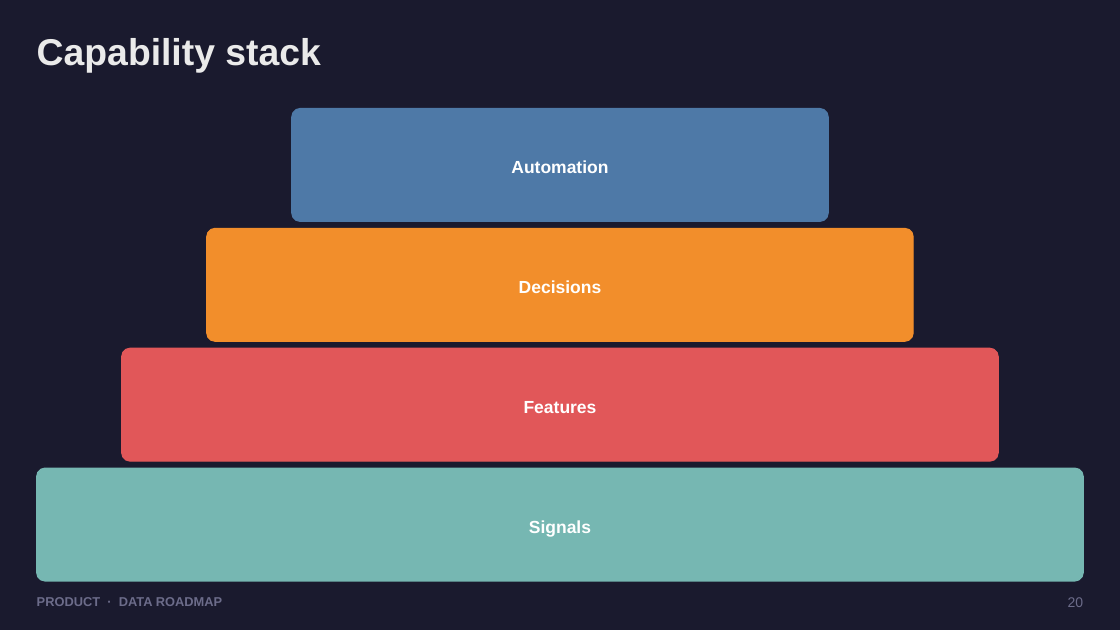
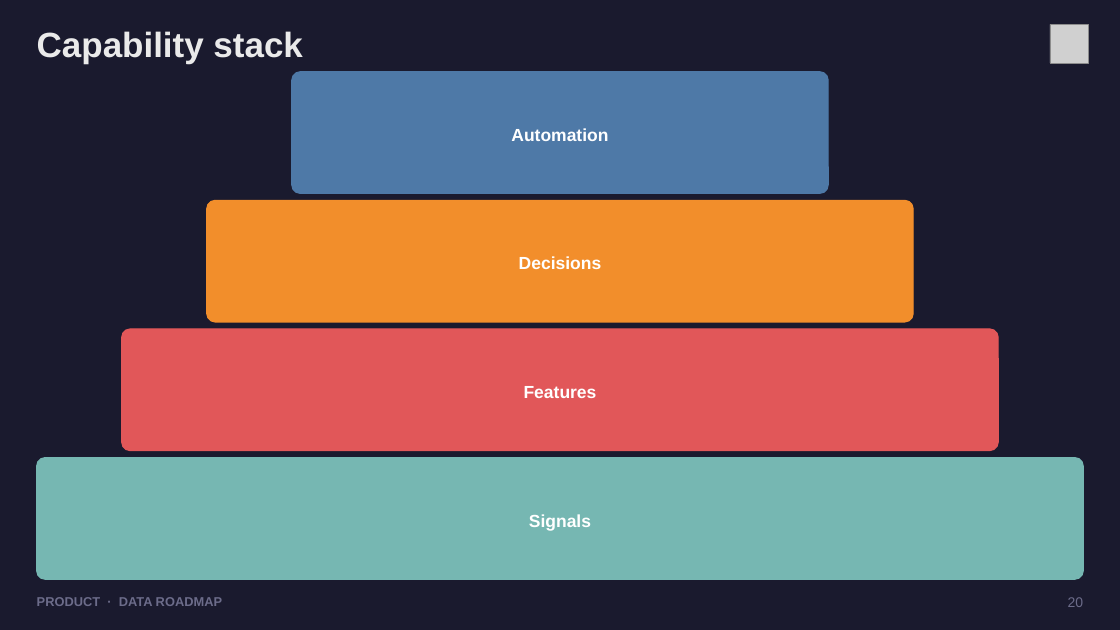
Before and after one commit to dhanesh123in/ppt-gen, a slide deck: slide 20 of examples/demo.pptx. Drawn at 1120x630 pixels with LibreOffice and Linux fonts; fonts in the diff are those of the drawing; grey boxes stand for pictures. Boxes give left, top, right and bottom in pixels: in the first picture for what was removed or moved away, otherwise in the second. Text is boxed around its words. In the diff, an @@ line names an element or a change of style, - is before the commit and + after.

```diff
--- a/examples/demo.pptx
+++ b/examples/demo.pptx
@@ text "Capability stack" at (x1=37, y1=31, x2=302, y2=64): size 32 to 30 pt @@
@@ picture added at (x1=1050, y1=24, x2=1089, y2=63) @@
@@ proportions changed in 4 elements at (x1=37, y1=458, x2=1084, y2=580), (x1=122, y1=329, x2=998, y2=451), (x1=207, y1=201, x2=913, y2=323), (x1=292, y1=71, x2=828, y2=193) @@
@@ rounded rectangle resized from (x1=292, y1=108, x2=828, y2=221) to (x1=292, y1=71, x2=828, y2=193) @@
@@ text "Automation" moved from (x1=511, y1=160, x2=608, y2=173) to (x1=511, y1=128, x2=608, y2=141) @@
@@ rounded rectangle resized from (x1=207, y1=229, x2=913, y2=341) to (x1=207, y1=201, x2=913, y2=323) @@
@@ text "Decisions" moved from (x1=519, y1=280, x2=602, y2=293) to (x1=519, y1=256, x2=602, y2=269) @@
@@ rounded rectangle resized from (x1=122, y1=349, x2=998, y2=461) to (x1=122, y1=329, x2=998, y2=451) @@
@@ text "Features" moved from (x1=524, y1=401, x2=597, y2=413) to (x1=524, y1=386, x2=597, y2=398) @@
@@ rounded rectangle resized from (x1=37, y1=468, x2=1084, y2=581) to (x1=37, y1=458, x2=1084, y2=580) @@
@@ text "Signals" moved from (x1=529, y1=520, x2=591, y2=537) to (x1=529, y1=514, x2=591, y2=531) @@
```
Also in this commit, not shown: 29 other slides changed, 9 other files.
